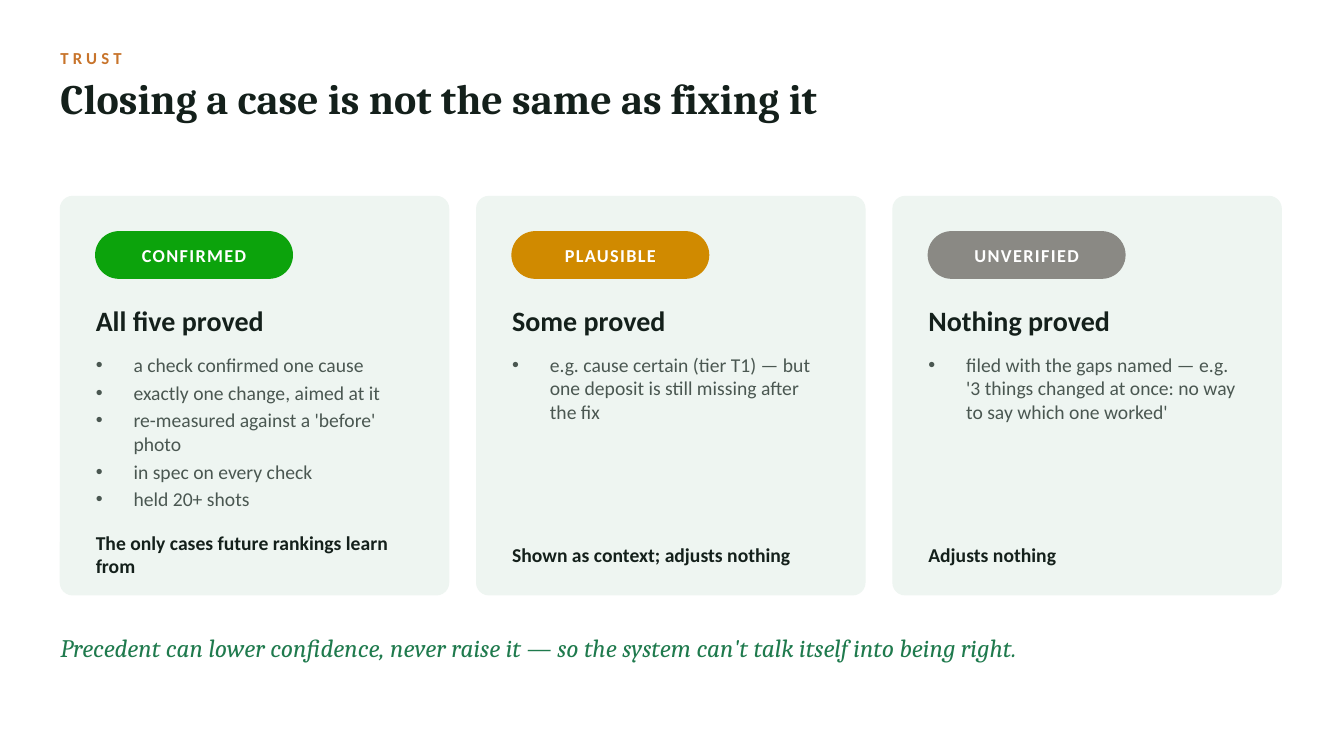
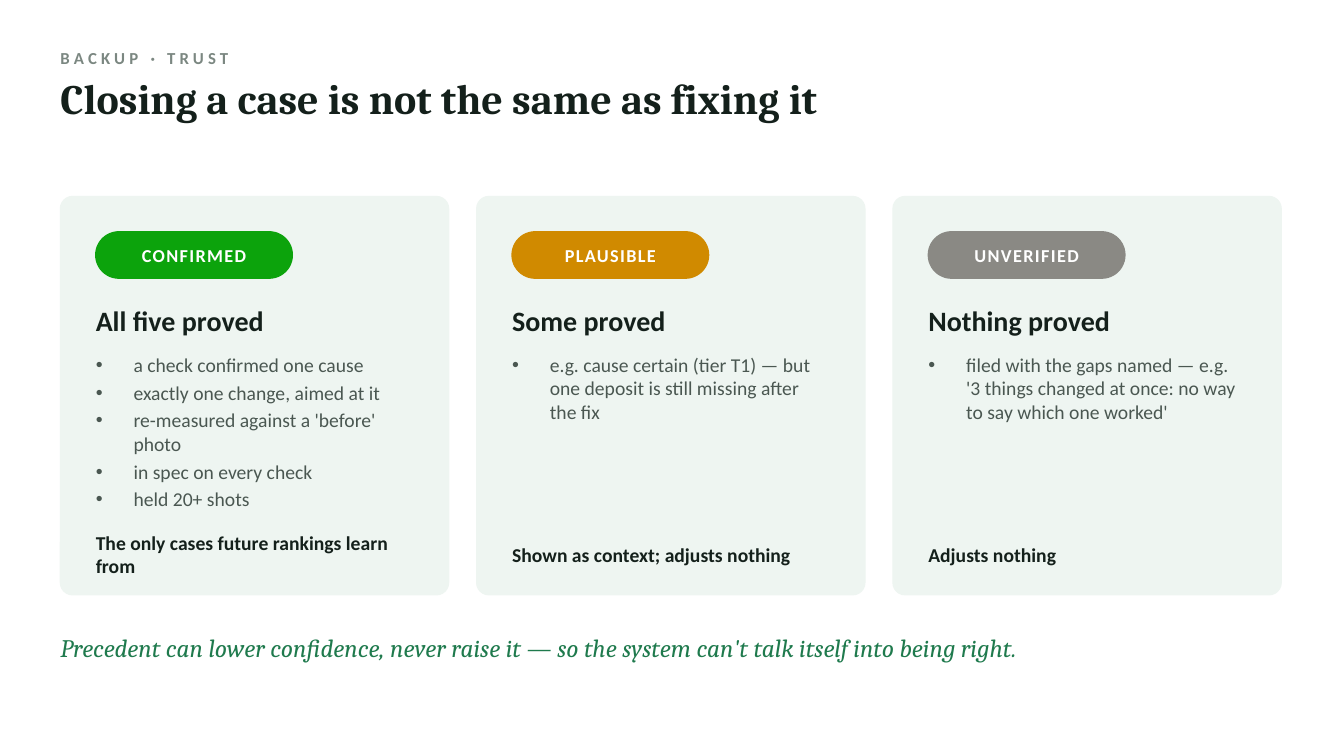
Before and after one commit to Calvin105/AiHorizon, a slide deck: slide 10 of docs/final/AI-Dispensing-Defect-Detective.pptx (slide 7 before the commit). Drawn at 1344x756 pixels with LibreOffice and Linux fonts; fonts in the diff are those of the drawing. Boxes give left, top, right and bottom in pixels: in the first picture for what was removed or moved away, otherwise in the second. Text is boxed around its words. In the diff, an @@ line names an element or a change of style, - is before the commit and + after.

```diff
--- a/docs/final/AI-Dispensing-Defect-Detective.pptx
+++ b/docs/final/AI-Dispensing-Defect-Detective.pptx
@@ text at (60, 53, 228, 64): text changed; text colour #C8742B to #7B8781 @@
-TRUST
+BACKUP · TRUST
```
Also in this commit, not shown: 11 other slides changed, 2 slides added, 1 slide removed, 5 other files.
